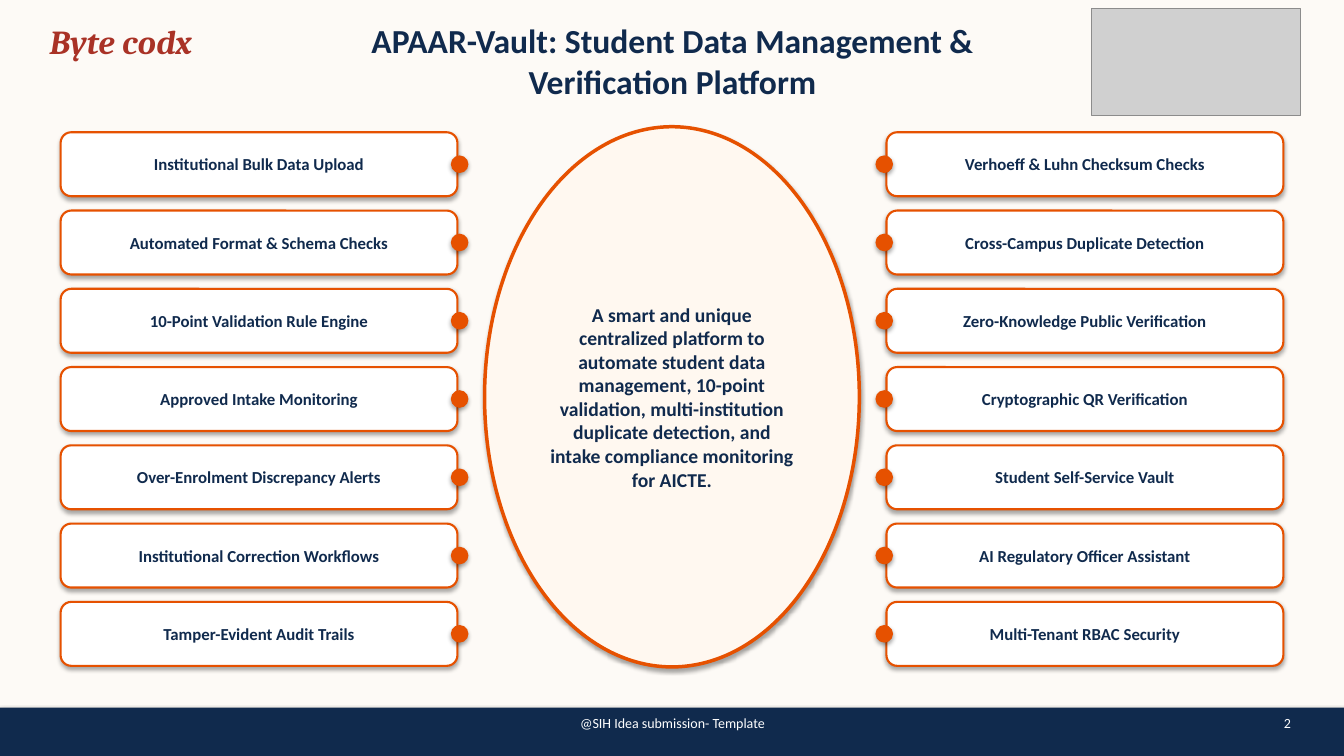
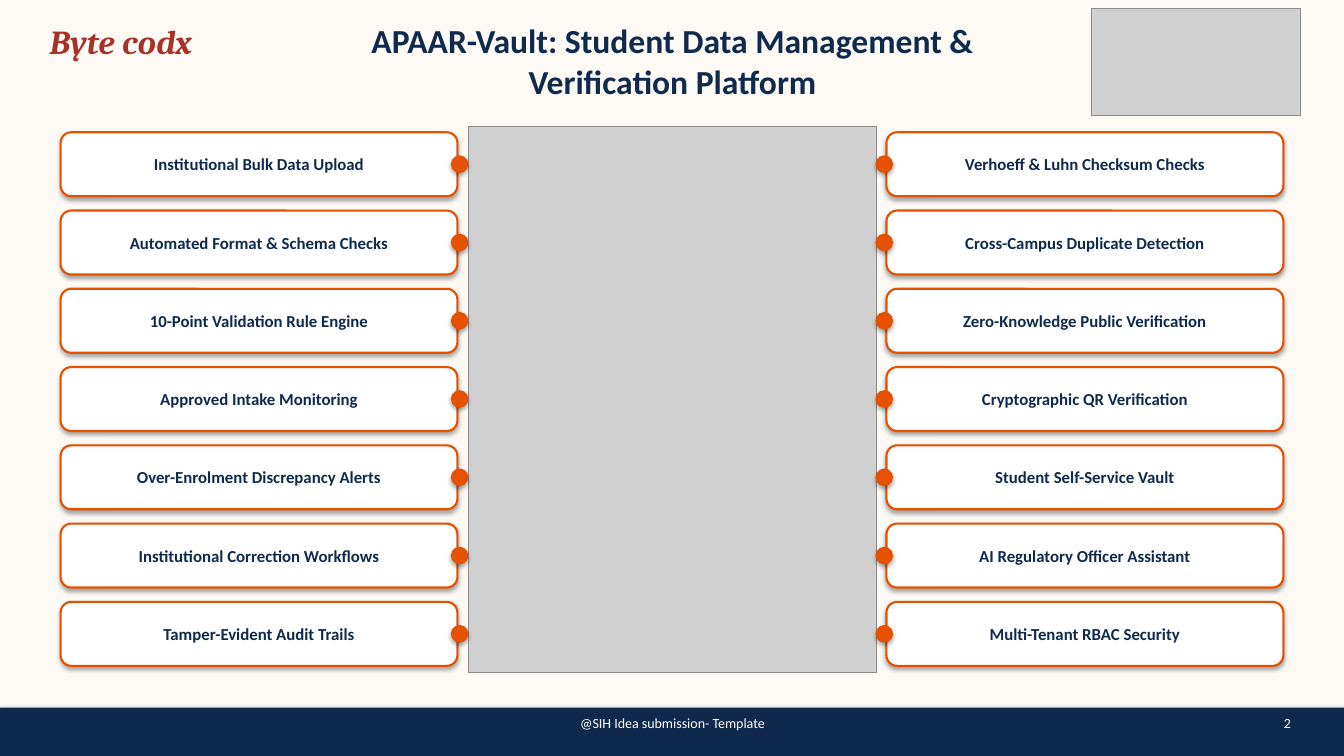
Before and after one commit to SDP-001/SIH, a slide deck: slide 2 of SIH2026-IDEA-Presentation_APAAR-Vault.pptx. Drawn at 1344x756 pixels with LibreOffice and Linux fonts; fonts in the diff are those of the drawing; grey boxes stand for pictures. Boxes give left, top, right and bottom in pixels: in the first picture for what was removed or moved away, otherwise in the second. Text is boxed around its words. In the diff, an @@ line names an element or a change of style, - is before the commit and + after.

Commit message:
docs: add prototype and architecture images across all 5 slides matching template format

```diff
--- a/SIH2026-IDEA-Presentation_APAAR-Vault.pptx
+++ b/SIH2026-IDEA-Presentation_APAAR-Vault.pptx
@@ picture added at bbox=[469, 127, 877, 673] @@
@@ ellipse removed at bbox=[485, 127, 860, 667] @@
-A smart and unique centralized platform to automate student data management, 10-point validation, multi-institution duplicate detection, and intake compliance monitoring for AICTE.
```
Also in this commit, not shown: 2 other slides changed, 5 other files.
